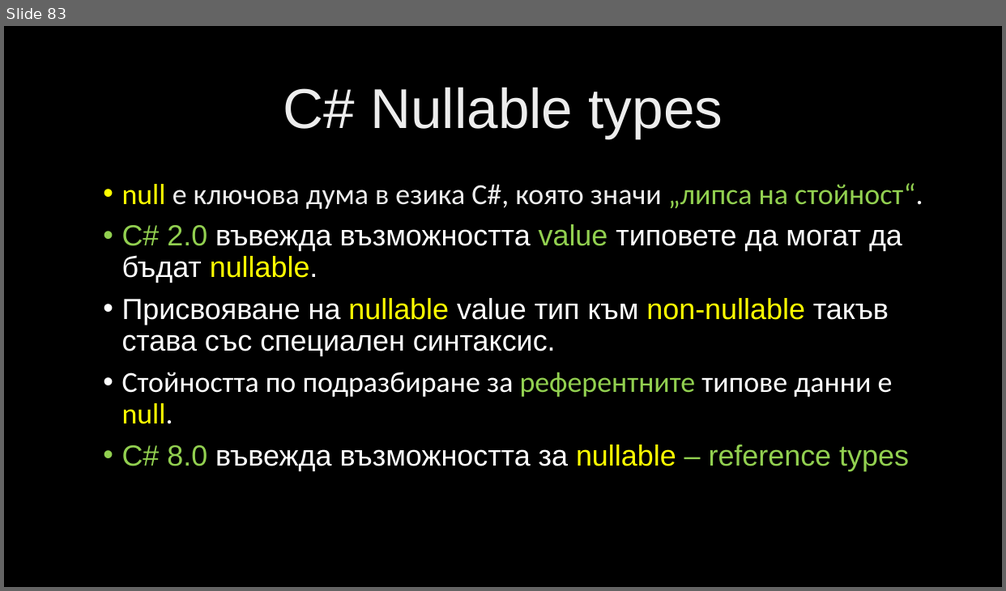
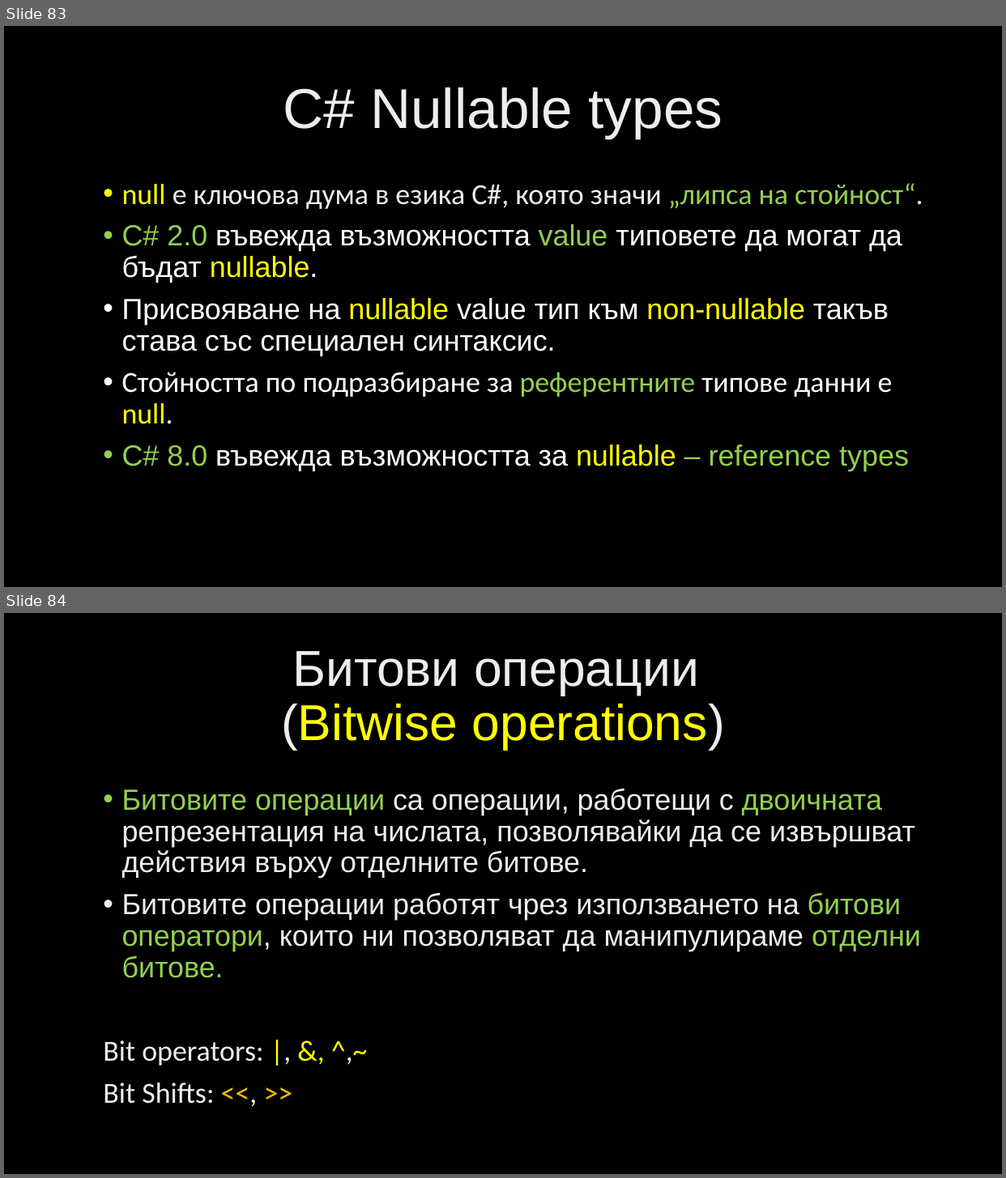
Before and after one commit to velizar92/CSharp-Programming-Presentations, a slide deck: C# Intermediate.pptx. Shown one above the other, each under a label of ours: slide 83 before the commit, slides 83 and 84 after it. The pictures are 1006x591 and 1006x1178 pixels, drawn with LibreOffice and Linux fonts; fonts in the diff are those of the drawing; background and template pictures are left out. Boxes give left, top, right and bottom in pixels: in the first picture for what was removed or moved away, otherwise in the second. Text is boxed around its words. In the diff, an @@ line names an element or a change of style, - is before the commit and + after.

Commit message:
Bitwise operators

```diff
--- a/C# Intermediate.pptx
+++ b/C# Intermediate.pptx
@@ slide 84 added at (4, 613, 1002, 1174), background picture (left out) @@
@@ title added at (281, 651, 725, 750), 48.6 pt, text #FFFF00 @@
+Битови операции
+(Bitwise operations)
@@ text added at (103, 788, 921, 1104), 28 pt, text gradient #BFBFBF to #EDEDED to #FFFFFF @@
+• Битовите операции са операции, работещи с двоичната репрезентация на числата, позволявайки да се извършват действия върху отделните битове.
+• Битовите операции работят чрез използването на битови оператори, които ни позволяват да манипулираме отделни битове.
+Bit operators: |, &, ^,~
+Bit Shifts: <<, >>
```
Also in this commit, not shown: 3 other slides added.
